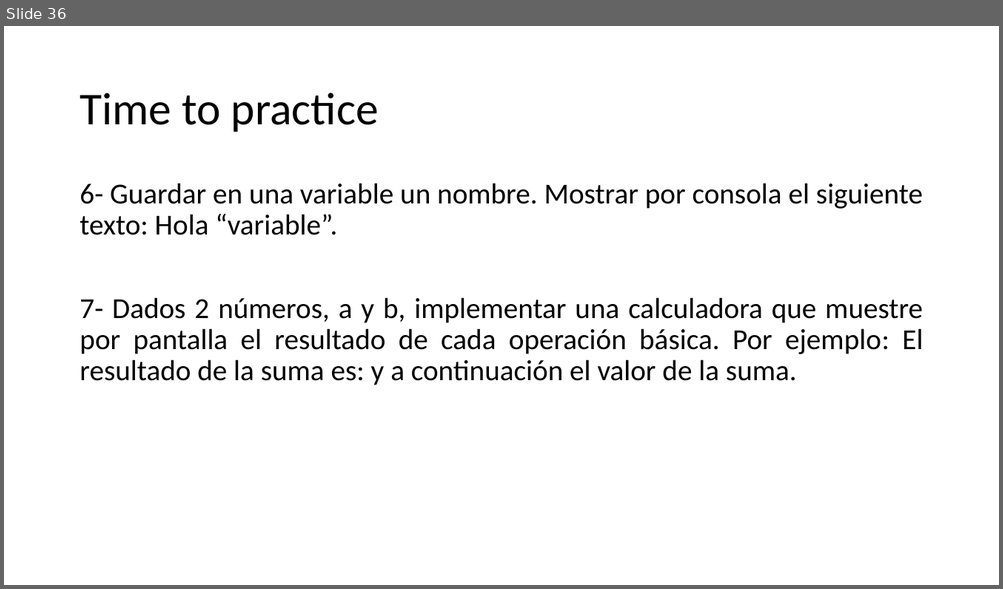
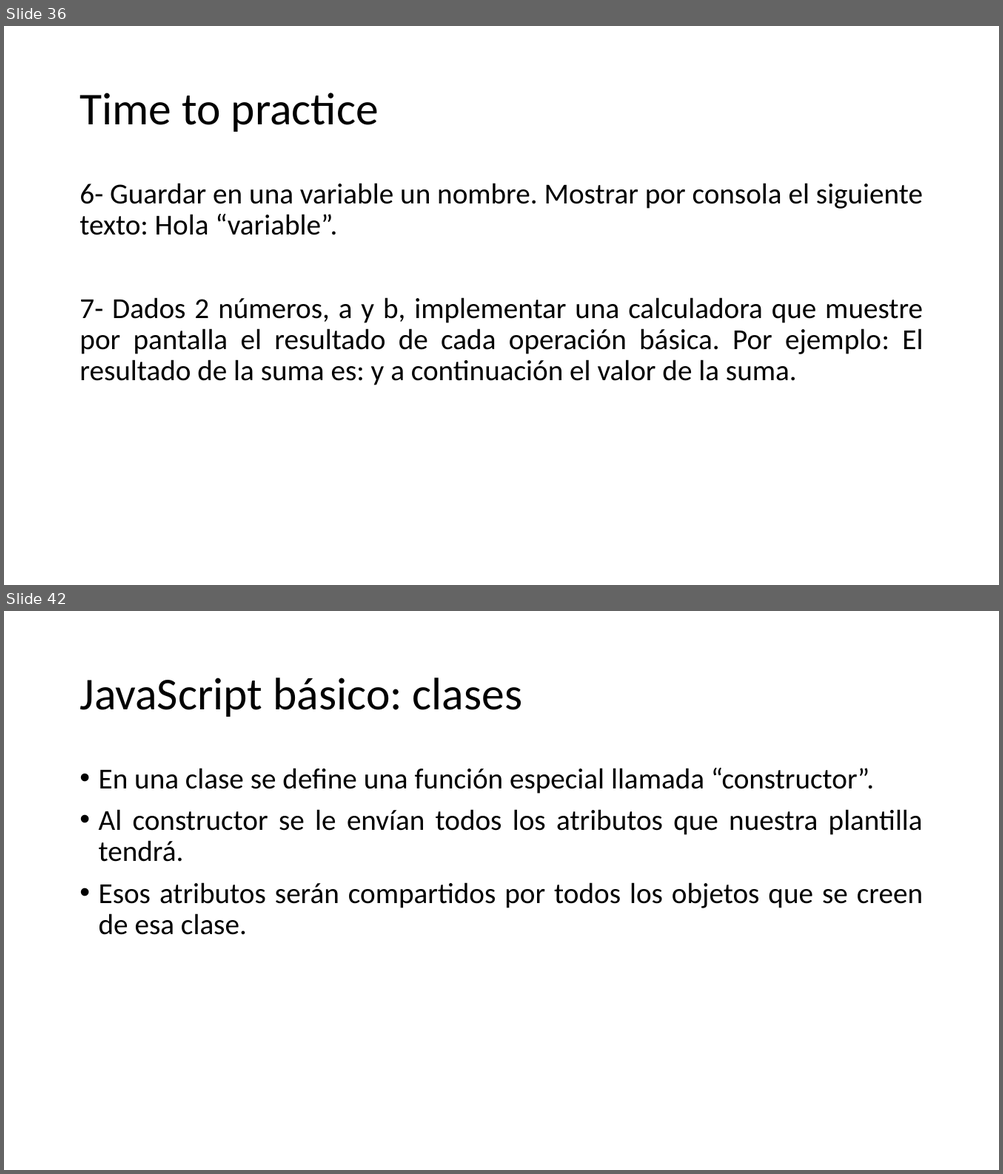
Before and after one commit to SarutobiKonohamaru/js_full_course, a slide deck: Presentacion.pptx. Shown one above the other, each under a label of ours: slide 36 before the commit, slides 36 and 42 after it; the slides between them are not shown. The pictures are 1003x589 and 1003x1174 pixels, drawn with LibreOffice and Linux fonts; fonts in the diff are those of the drawing. Boxes give left, top, right and bottom in pixels: in the first picture for what was removed or moved away, otherwise in the second. Text is boxed around its words. In the diff, an @@ line names an element or a change of style, - is before the commit and + after.

```diff
--- a/Presentacion.pptx
+++ b/Presentacion.pptx
@@ slide 42 added at (x1=4, y1=611, x2=999, y2=1170), background #FFFFFF @@
@@ title added at (x1=79, y1=678, x2=522, y2=717), 44 pt, text #000000 @@
+JavaScript básico: clases
@@ text added at (x1=99, y1=768, x2=922, y2=935), 28 pt, text #000000 @@
+• En una clase se define una función especial llamada “constructor”.
+• Al constructor se le envían todos los atributos que nuestra plantilla tendrá.
+• Esos atributos serán compartidos por todos los objetos que se creen de esa clase.
```
Also in this commit, not shown: 5 other slides added.
